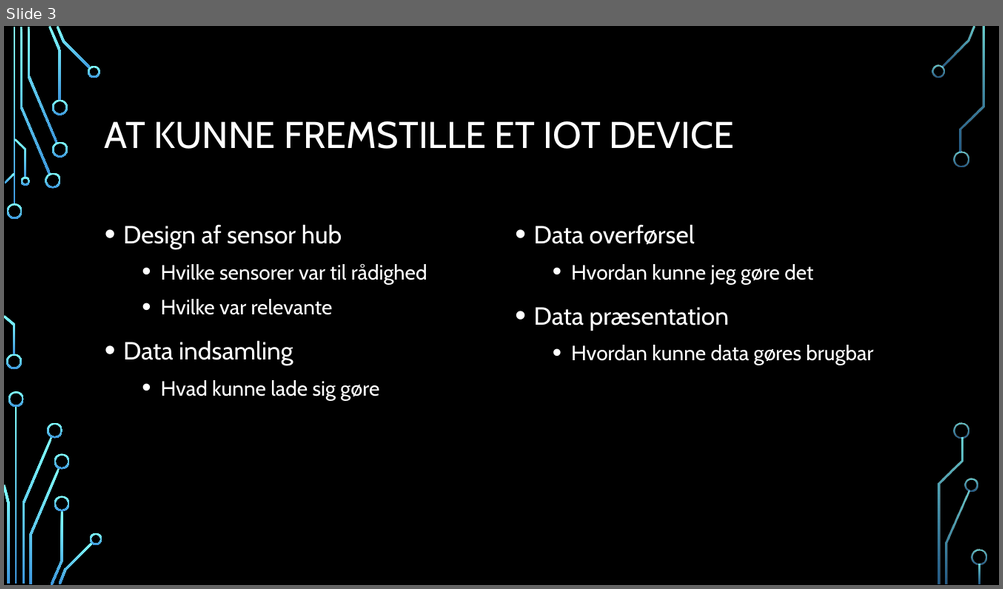
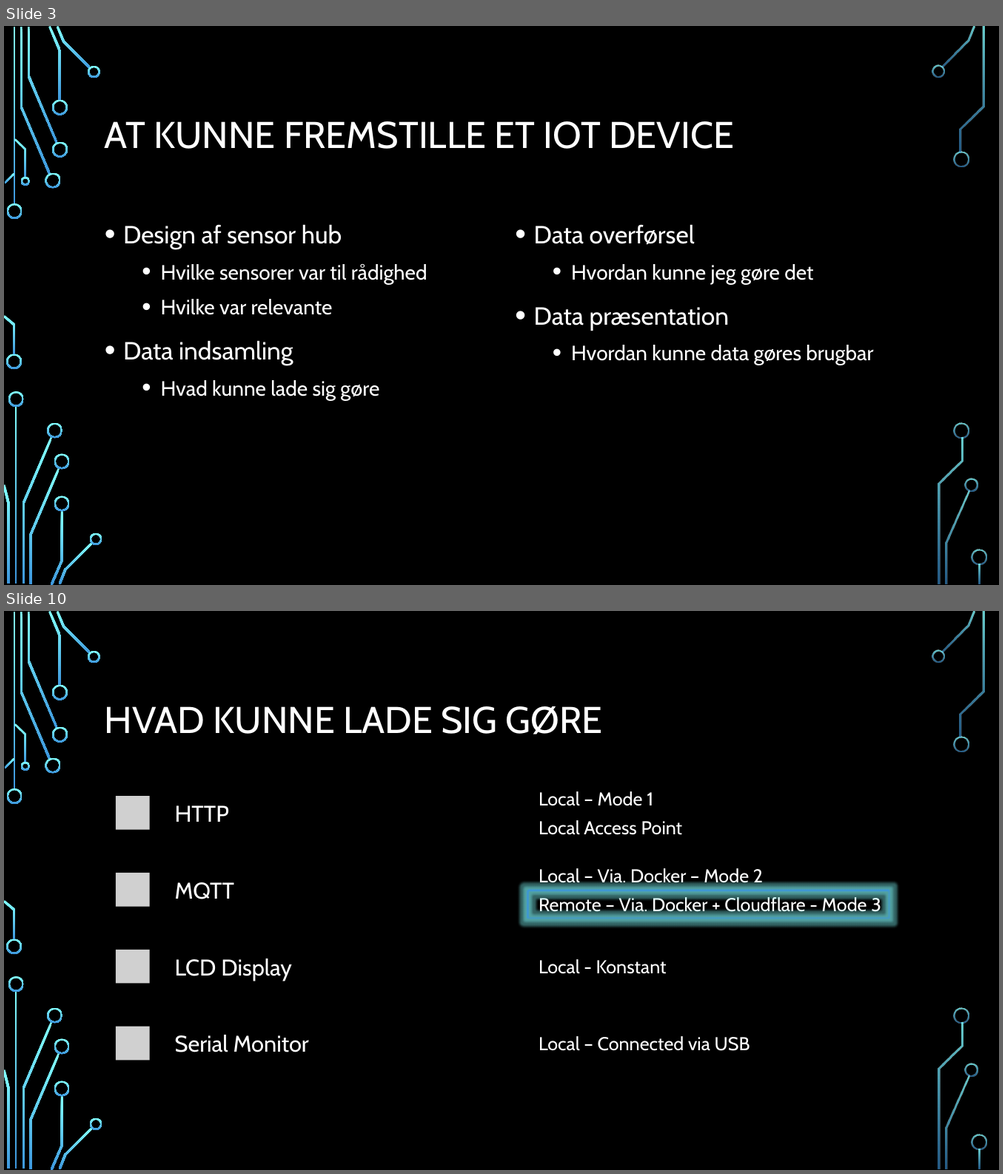
Before and after one commit to Skole-H4/Skole-repo, a slide deck: Embedded Programming og IoT/Arduino/Iot Klima Sensor.pptx. Shown one above the other, each under a label of ours: slide 3 before the commit, slides 3 and 10 after it; the slides between them are not shown. The pictures are 1003x589 and 1003x1174 pixels, drawn with LibreOffice and Linux fonts; fonts in the diff are those of the drawing; grey boxes stand for pictures; background and template pictures are left out. Boxes give left, top, right and bottom in pixels: in the first picture for what was removed or moved away, otherwise in the second. Text is boxed around its words. In the diff, an @@ line names an element or a change of style, - is before the commit and + after.

```diff
--- a/Embedded Programming og IoT/Arduino/Iot Klima Sensor.pptx
+++ b/Embedded Programming og IoT/Arduino/Iot Klima Sensor.pptx
@@ slide 10 added at box(4, 611, 999, 1170), background picture (left out); not listed: 36 template elements that a slide beside it also shows @@
@@ title added at box(105, 706, 603, 735), 36 pt, text #FFFFFF @@
+HVAD KUNNE LADE SIG GØRE
@@ rectangle added at box(528, 891, 888, 917), outline #B4FFFF 3 pt @@
@@ group added at box(97, 783, 905, 1074): 8 texts, 4 rounded rectangles, 4 pictures @@
+HTTP
+Local – Mode 1
+Local Access Point
+MQTT
+Local – Via. Docker – Mode 2
+Remote – Via. Docker + Cloudflare - Mode 3
+LCD Display
+Local - Konstant
+Serial Monitor
+Local – Connected via USB
```
Also in this commit, not shown: 2 slides changed, 6 other slides added, 1 slide removed, 26 other files.
